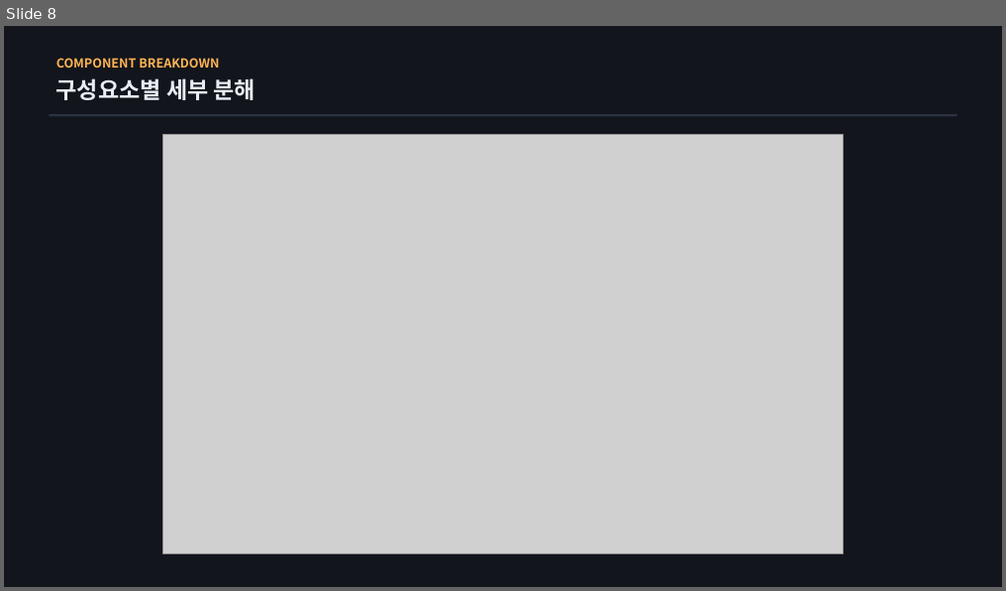
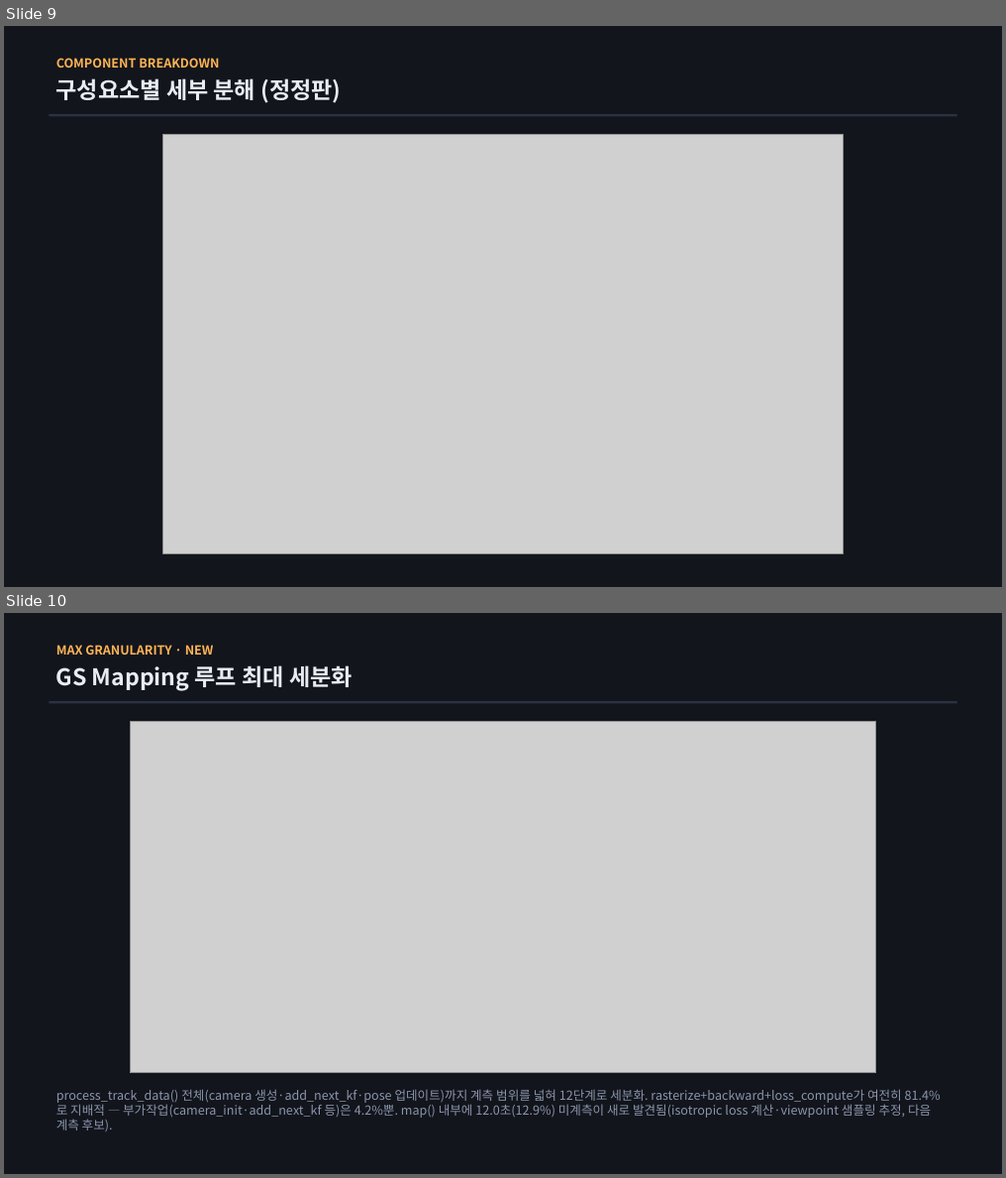
Before and after one commit to sawo0150/gs_floaterLab, a slide deck: context/ppt/ppt0720/vigs_realtime_timeline_0720.pptx. Shown one above the other, each under a label of ours: slide 8 before the commit, slides 9 and 10 after it. The pictures are 1006x591 and 1006x1178 pixels, drawn with LibreOffice and Linux fonts; fonts in the diff are those of the drawing; grey boxes stand for pictures. Boxes give left, top, right and bottom in pixels: in the first picture for what was removed or moved away, otherwise in the second. Text is boxed around its words. In the diff, an @@ line names an element or a change of style, - is before the commit and + after.

```diff
--- a/context/ppt/ppt0720/vigs_realtime_timeline_0720.pptx
+++ b/context/ppt/ppt0720/vigs_realtime_timeline_0720.pptx
@@ slide 10 added at [4,613,1002,1174], background #FFFFFF @@
@@ rectangle added at [4,613,1002,1174], fill #12151C @@
@@ text added at [56,645,214,655], 12 pt, text #FFB454, bold @@
+MAX GRANULARITY · NEW
@@ text added at [56,665,352,691], 22 pt, text #E8ECF4, bold @@
+GS Mapping 루프 최대 세분화
@@ rectangle added at [49,701,957,703], fill #2A3242 @@
@@ picture added at [130,722,876,1073] @@
@@ text added at [56,1089,941,1132], 12 pt, text #8B95AB @@
+process_track_data() 전체(camera 생성·add_next_kf·pose 업데이트)까지 계측 범위를 넓혀 12단계로 세분화. rasterize+backward+loss_compute가 여전히 81.4%로 지배적 — 부가작업(camera_init·add_next_kf 등)은 4.2%뿐. map() 내부에 12.0초(12.9%) 미계측이 새로 발견됨(isotropic loss 계산·viewpoint 샘플링 추정, 다음 계측 후보).
@@ what was slide 8 is now slide 9 @@
@@ slide 9 changed as well @@
@@ text at [56,78,341,103]: text changed @@
-구성요소별 세부 분해
+구성요소별 세부 분해 (정정판)
```
Also in this commit, not shown: 7 other slides changed, 1 other slide added, 13 other files.
